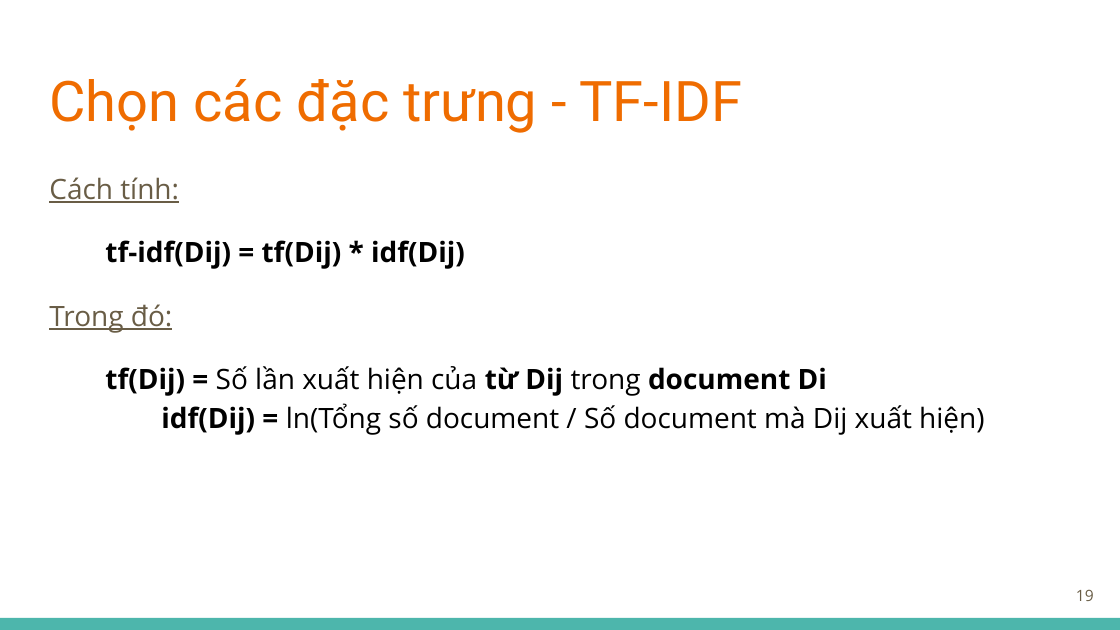
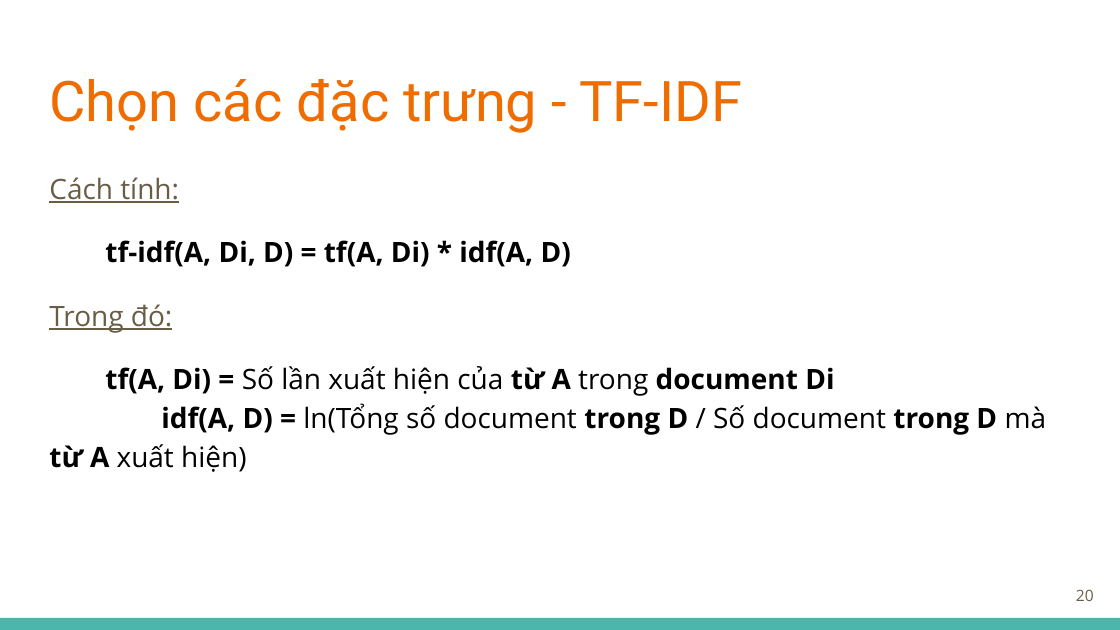
Before and after one commit to tuandoan998/DS_Final_Project, a slide deck: slide 20 of misc/docs/slide.pptx (slide 19 before the commit). Drawn at 1120x630 pixels with LibreOffice and Linux fonts; fonts in the diff are those of the drawing. Boxes give left, top, right and bottom in pixels: in the first picture for what was removed or moved away, otherwise in the second. Text is boxed around its words. In the diff, an @@ line names an element or a change of style, - is before the commit and + after.

```diff
--- a/misc/docs/slide.pptx
+++ b/misc/docs/slide.pptx
@@ text at (105, 240, 571, 267): text changed @@
-tf-idf(Dij) = tf(Dij) * idf(Dij)
+tf-idf(A, Di, D) = tf(A, Di) * idf(A, D)
@@ text at (49, 366, 1047, 472): text changed @@
-tf(Dij) = Số lần xuất hiện của từ Dij trong document Di
-idf(Dij) = ln(Tổng số document / Số document mà Dij xuất hiện)
+tf(A, Di) = Số lần xuất hiện của từ A trong document Di
+idf(A, D) = ln(Tổng số document trong D / Số document trong D mà từ A xuất hiện)
@@ page number at (1076, 589, 1094, 601): text changed @@
-19
+20
```
Also in this commit, not shown: 8 other slides changed, 3 slides added, 2 slides removed, 3 other files.
